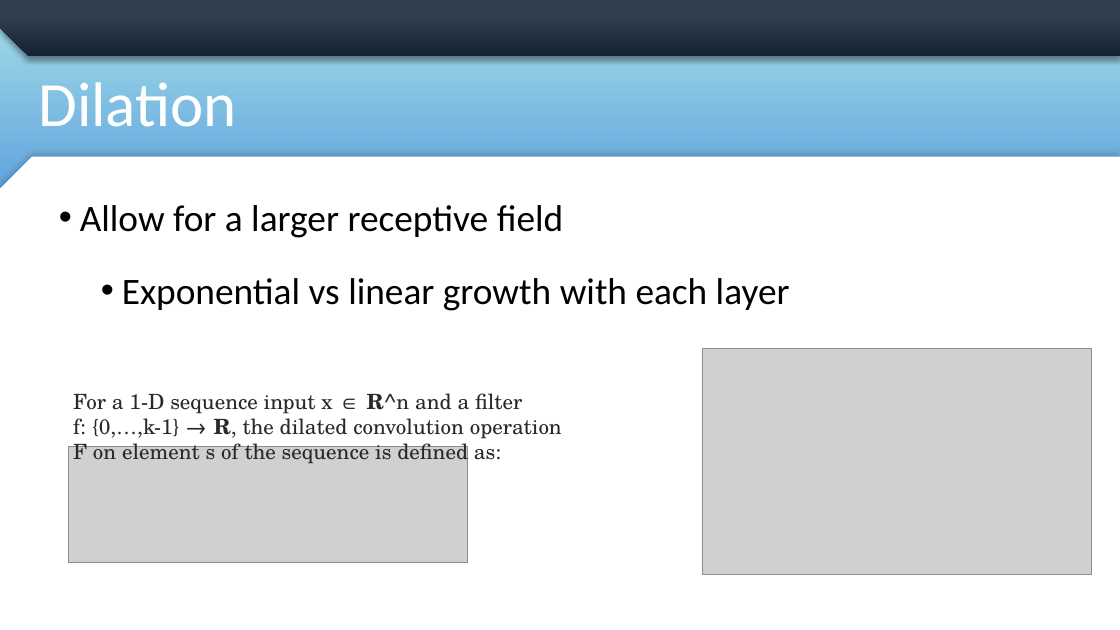
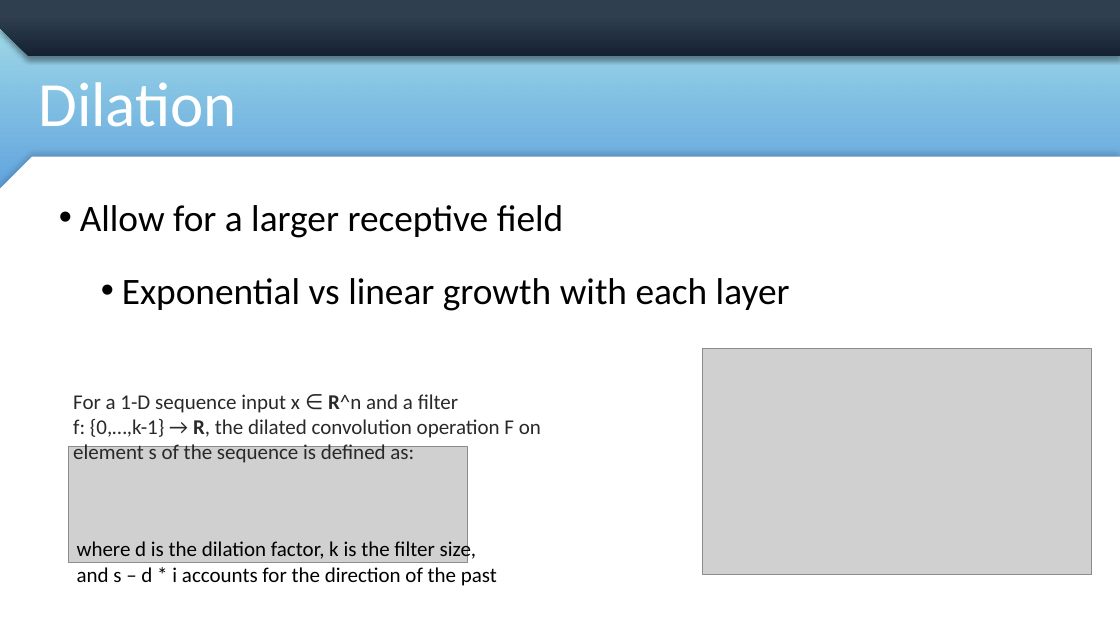
Before and after one commit to mdemore2/CSCE823, a slide deck: slide 6 of Student Lecture/Demore_TCN_Lecture.pptx (slide 5 before the commit). Drawn at 1120x630 pixels with LibreOffice and Linux fonts; fonts in the diff are those of the drawing; grey boxes stand for pictures; background and template pictures are left out. Boxes give left, top, right and bottom in pixels: in the first picture for what was removed or moved away, otherwise in the second. Text is boxed around its words. In the diff, an @@ line names an element or a change of style, - is before the commit and + after.

```diff
--- a/Student Lecture/Demore_TCN_Lecture.pptx
+++ b/Student Lecture/Demore_TCN_Lecture.pptx
@@ text "For a 1-D sequence input ..." at <box>73,394,541,463</box>: font TeX Gyre Schola to Calibri @@
@@ text added at <box>77,539,497,586</box>, 18 pt, text #000000 @@
+where d is the dilation factor, k is the filter size, and s – d * i accounts for the direction of the past
```
Also in this commit, not shown: 6 other slides changed, 2 slides added, 1 slide removed, 2 other files.
